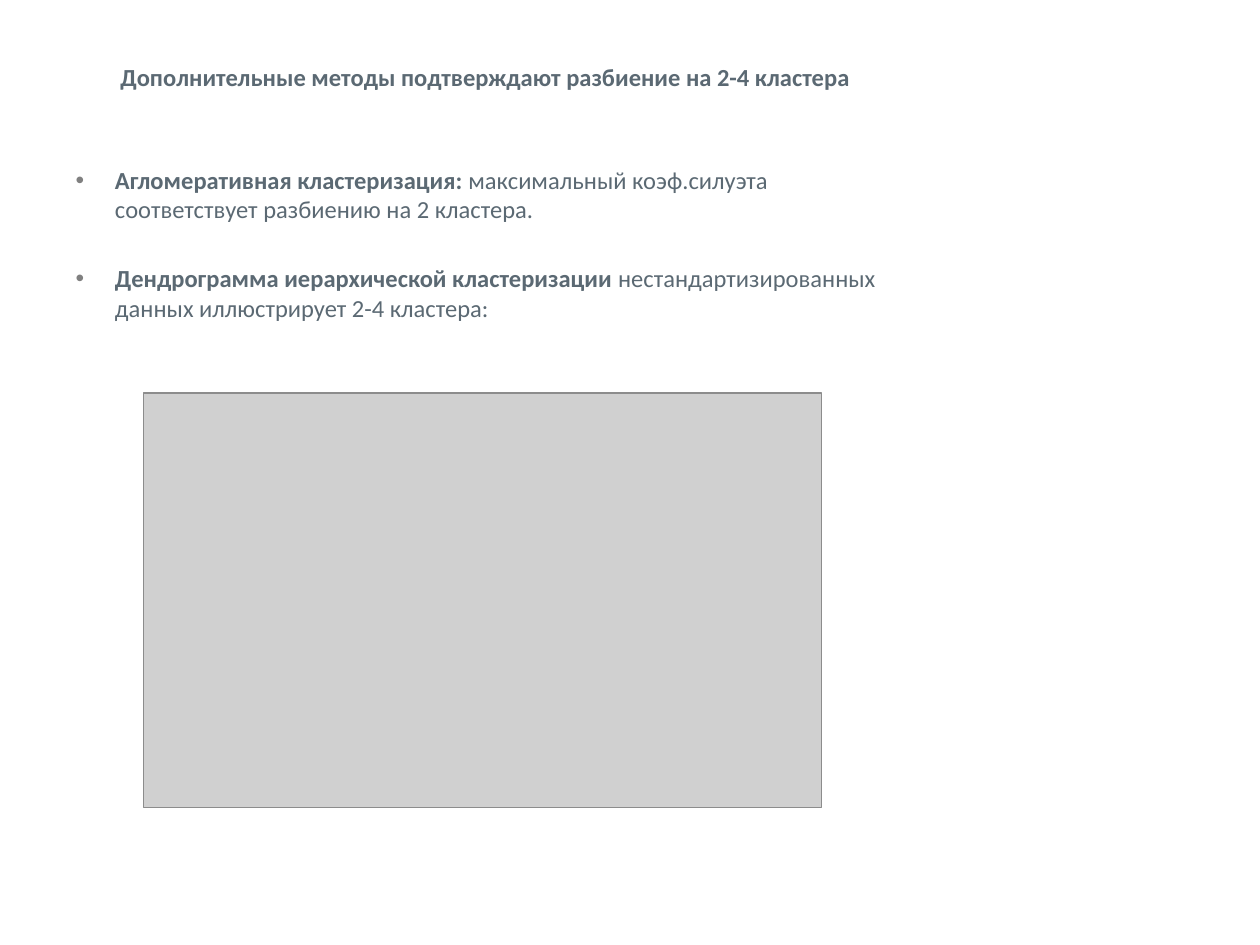
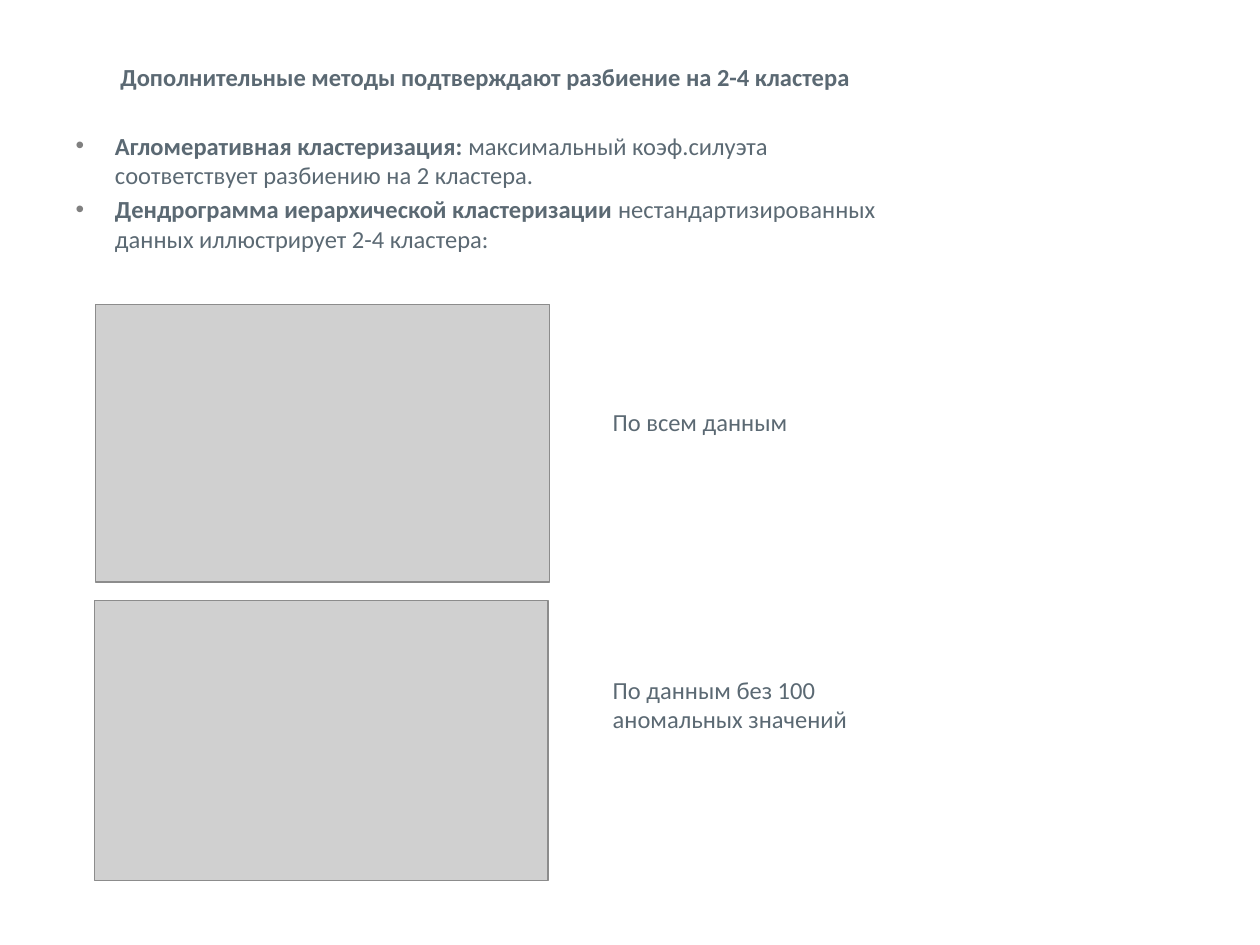
Before and after one commit to Viktoriia2020/Viktoriia, a slide deck: slide 17 of Презентация проекта.pptx. Drawn at 1260x945 pixels with LibreOffice and Linux fonts; fonts in the diff are those of the drawing; grey boxes stand for pictures; background and template pictures are left out. Boxes give left, top, right and bottom in pixels: in the first picture for what was removed or moved away, otherwise in the second. Text is boxed around its words. In the diff, an @@ line names an element or a change of style, - is before the commit and + after.

```diff
--- a/Презентация проекта.pptx
+++ b/Презентация проекта.pptx
@@ text "Дополнительные методы подтверждают разбиение на ..." rewrapped from [115,69,875,321] to [115,69,875,252] @@
@@ picture: place and size @@
-picture at [144,393,822,808]
+picture at [96,304,549,581]
@@ text added at [613,415,788,435], 14 pt, text #5B6973 @@
+По всем данным
@@ picture added at [94,601,548,881] @@
@@ text added at [613,682,847,728], 14 pt, text #5B6973 @@
+По данным без 100
+аномальных значений
```
Also in this commit, not shown: 2 other slides changed, 1 slide added, 3 other files.
